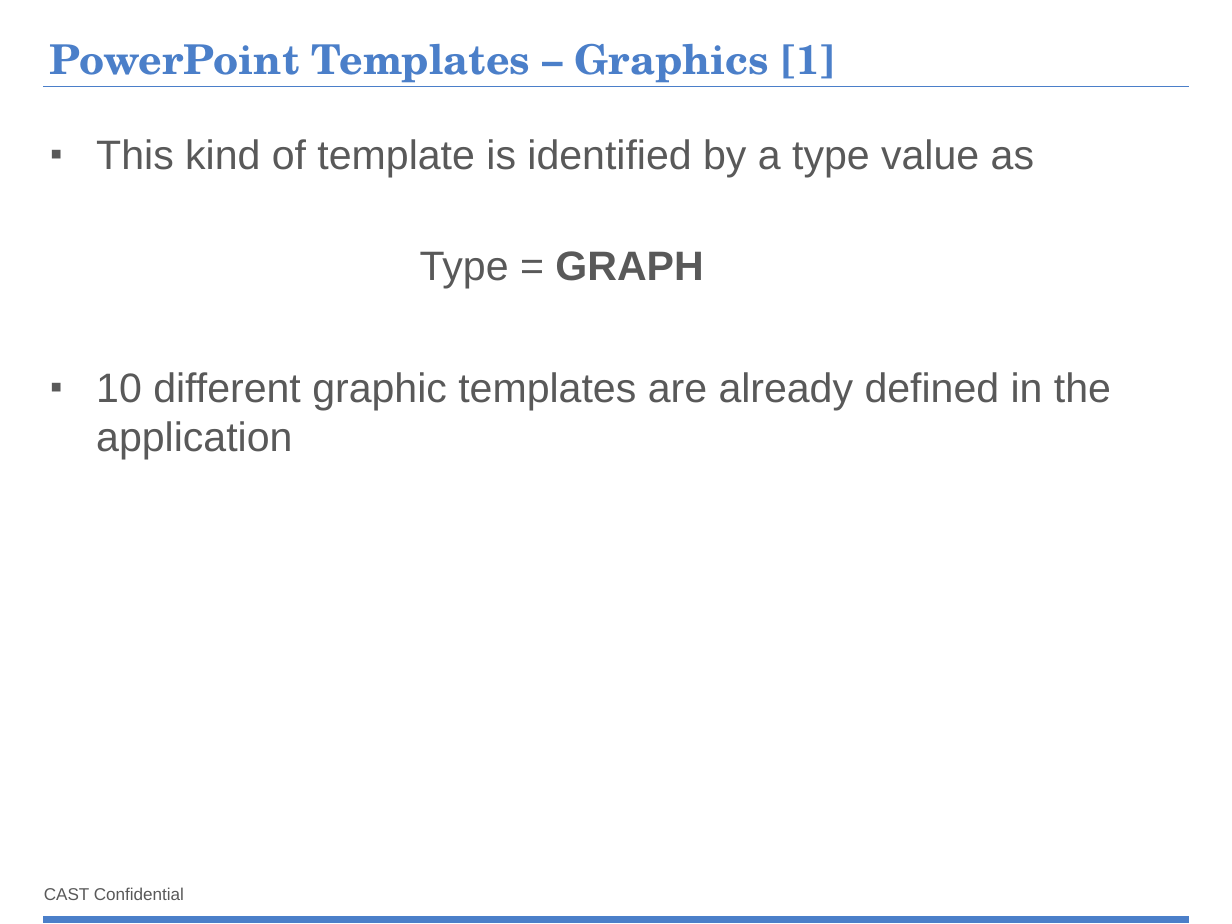
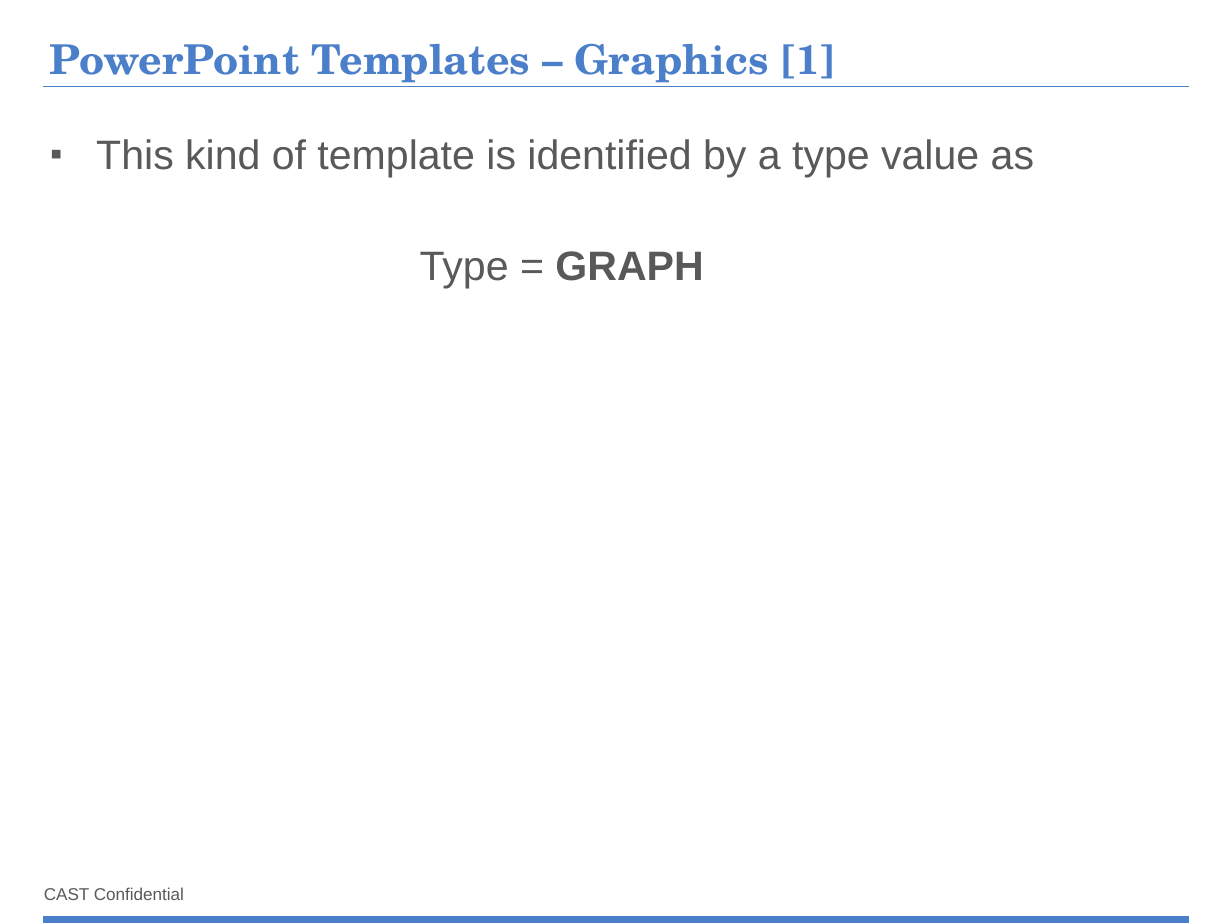
Before and after one commit to CAST-projects/ReportGenerator, a slide deck: slide 13 of CastReporting.Reporting/TemplatesFiles/1- Powerpoint-components-library.pptx (slide 18 before the commit). Drawn at 1232x924 pixels with LibreOffice and Linux fonts; fonts in the diff are those of the drawing; background and template pictures are left out. Boxes give left, top, right and bottom in pixels: in the first picture for what was removed or moved away, otherwise in the second. Text is boxed around its words. In the diff, an @@ line names an element or a change of style, - is before the commit and + after.

```diff
--- a/CastReporting.Reporting/TemplatesFiles/1- Powerpoint-components-library.pptx
+++ b/CastReporting.Reporting/TemplatesFiles/1- Powerpoint-components-library.pptx
@@ text at (96, 372, 1111, 460): paragraph removed @@
-▪ 10 different graphic templates are already defined in the application
```
Also in this commit, not shown: 6 other slides changed, 7 slides added, 47 slides removed.
